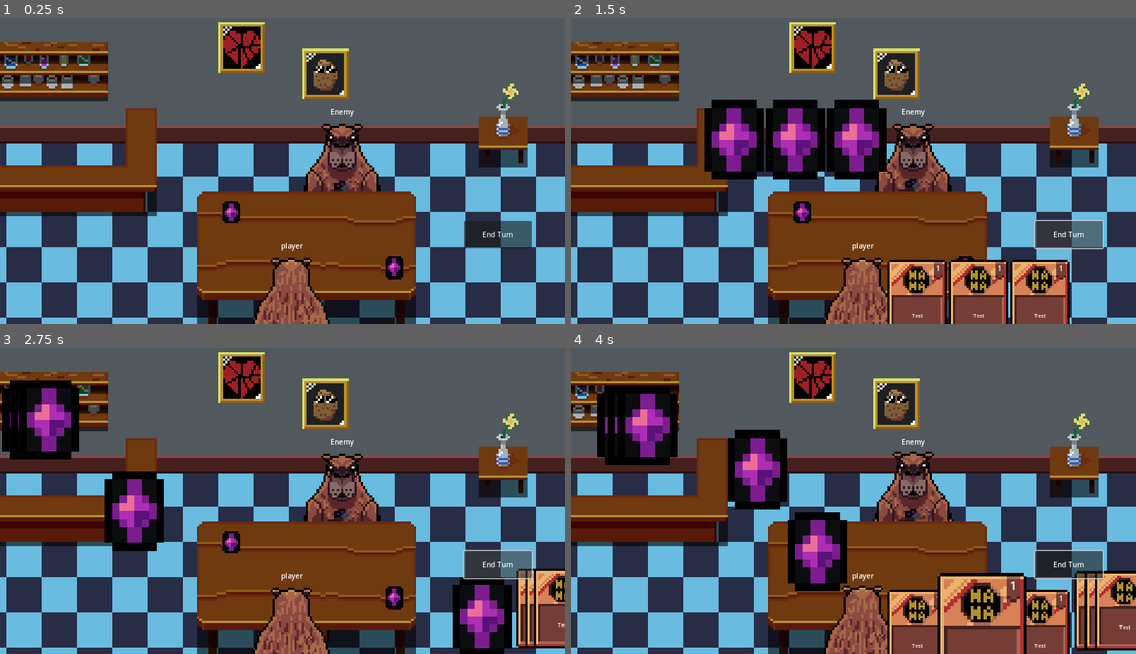
Above: before the commit, frames 1-4 (two rows, left to right).
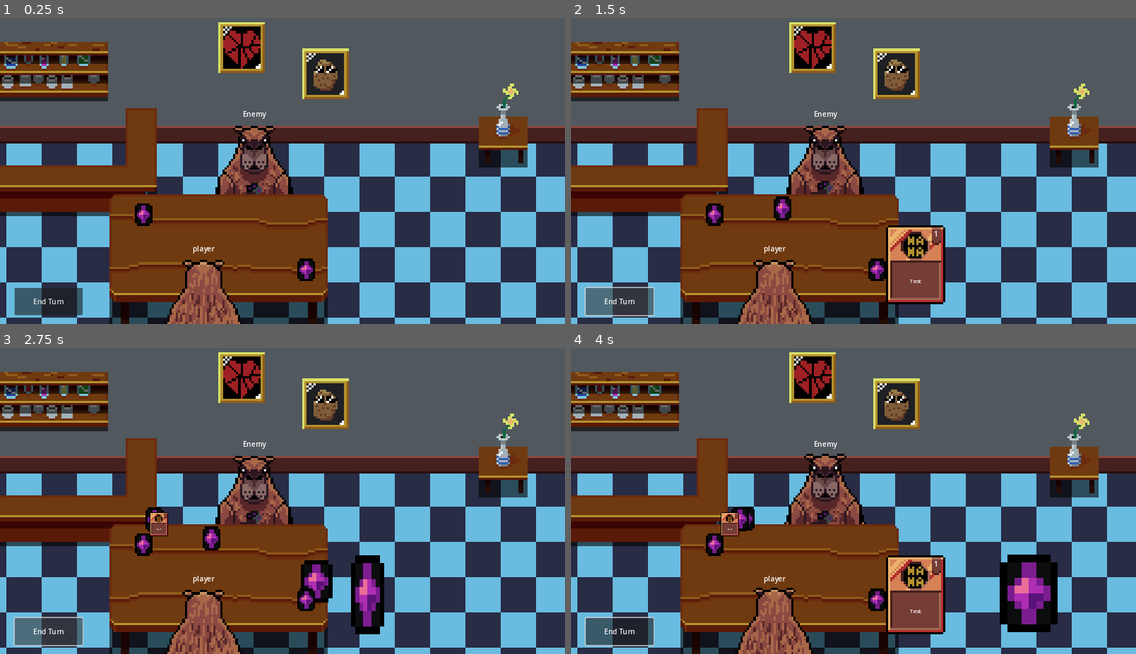
Above: after the commit, the same moments.

Repository: Buckviser/GameJam
Game: Godot game, scene res://scenes/battle_table.tscn
The game is run twice, just before and just after one commit, with the same random seed, the same clock (stepped at 60 frames per second) and the same inputs.
Inputs (mouse positions are in pixels of both pictures, inside the frame that each line leads up to):
- Up to frame 1 (0.25 s): no input
- Up to frame 2 (1.5 s): click "End Turn" at 0.5 s; click "End Turn" at 1.25 s
- Up to frame 3 (2.75 s): click "End Turn" at 2 s
- Up to frame 4 (4 s): tap Enter at 2.75 s; move the mouse to (1119, 608) at 2.77 s; tap Z at 2.85, 3.8 s; click (1119, 608) at 2.92 s; tap Space at 3.02, 3.05, 3.32, 3.6, 3.77 s; move the mouse to (1006, 626) at 3.52 s; click (1006, 626) at 3.67 s

The runs differ from the first frame. In frame 1, 24% of the frame differs, in the area x 2-95%, y 29-100%; in frame 2, 33%; in frame 3, 33%; in frame 4, 39%, in the area x 2-100%, y 12-100%.
Error before the commit: Invalid access to property or key 'card_owner' on a base object of type 'null instance'. (res://scenes/battle_table.tscn::GDScript_si2f6:107)
Error after the commit: Invalid access to property or key 'card_owner' on a base object of type 'null instance'. (res://scenes/battle_table.tscn::GDScript_si2f6:114)

Commit message:
save_progress

Diff:
--- a/scenes/battle_table.tscn
+++ b/scenes/battle_table.tscn
@@ -31,6 +31,11 @@
 var hand_container_offset := {
 	1: Vector2(225, 0), 2: Vector2(279, 0), 3: Vector2(333, 0),
 	4: Vector2(387, 0), 5: Vector2(441, 0)}
+
+var enemy_hand_offset := {
+	1: Vector2(10, -50), 2: Vector2(30, -50), 3: Vector2(50, -50),
+	4: Vector2(70, -50), 5: Vector2(90, -50)
+}
 
 var _test_card := {
 	\"name\": \"Card\", \"text\": \"Test\", \"type\": Constants.JokesTypes.PIADINHAS,
@@ -70,6 +75,9 @@
 
 	enemy_data[\"name\"] = \"Enemy\"
 	enemy_data[\"sprite\"] = \"res://sprites/Enemy.png\"
+	enemy_data[\"draw_amount\"] = 1
+
+	player_data[\"draw_amount\"] = 1
 
 	for i in range(0, 15):
 		player_data[\"deck\"].append(_test_card.duplicate(true))
@@ -83,12 +91,11 @@
 
 func _input(p_event: InputEvent) -> void:
 	if p_event is InputEventKey and p_event.is_pressed():
-#		if p_event.keycode == KEY_SPACE and _enemy_cards_count < 5:
-#			_draw_new_card(\"enemy\", _test_card_2)
-
-		if p_event.keycode == KEY_Z and _enemy_cards_count > 0:
-			var card = _enemy_hand_container.get_child(0)
-			request_card_use(card)
+		if p_event.keycode == KEY_SPACE:
+			_draw_new_card(_player_obj, _test_card.duplicate(true))
+
+		if p_event.keycode == KEY_Z:
+			_draw_new_card(_enemy_obj, _test_card_2.duplicate(true))
 
 
 # --- Public Functions ---
@@ -115,27 +122,27 @@
 	if p_card.card_owner != _action_owner:
 		return
 
+	var final_pos
+
+	p_card.reparent($used_cards_pile, false)
 	if p_card.card_owner == _player_obj:
 		_player_cards_count -= 1
 		_disconnect_player_card_signals(p_card)
+		final_pos = $used_player_card_position.global_position
+		p_card.prepare_to_use()
 
 	else:
 		_enemy_cards_count -= 1
+		final_pos = $used_enemy_card_position.global_position
+		p_card.scale = Vector2(0.3, 0.3)
 
 	p_card.z_index = 3
-	p_card.prepare_to_use()
-	p_card.reparent($used_cards_pile)
-
-
-	var tween = create_tween()
-	tween.tween_property(p_card, \"global_position\",
-			_used_card_final_position.global_position, 0.3)
-
-	await tween.finished
-	p_card.z_index = 0
+
+	await _do_card_tween(p_card, final_pos, Vector2(0.3, 0.3))
+	p_card.z_index = 1
 
 	if p_card.card_owner == _enemy_obj:
-		p_card.flip()
+		p_card.flip(false, true)
 		_enemy_discard_pile.append(p_card.get_card_data())
 
 	else:
@@ -146,25 +153,40 @@
 # - Common Use Functions -
 func _draw_new_card(p_who: Character, p_card_info: Dictionary) -> void:
 	var new_card = _card_preload.instantiate()
-	var used_deck
+	var start_position
+	var final_scale
+	var final_pos
 
 	if p_who == _player_obj:
 		_player_cards_count += 1
-		used_deck = _player_deck_node
+		start_position = $player_card_start.global_position
 		_connect_player_card_signals(new_card)
+		final_pos = _player_hand_container.global_position + hand_container_offset[_player_cards_count]
+		final_scale = Vector2(1, 1)
 
 	else:
 		_enemy_cards_count += 1
-		used_deck = _enemy_deck_node
+		start_position = $enemy_card_start.global_position
+		final_pos = _enemy_hand_container.global_position + enemy_hand_offset[_enemy_cards_count]
+		final_scale = Vector2(0.3, 0.3)
 
 	new_card.card_owner = p_who
 
-	new_card.position = used_deck.position
-	new_card.rotation = used_deck.rotation
+	new_card.global_position = start_position
 	new_card.set_card_to(p_card_info)
 	add_child(new_card)
 
-	_do_card_tween(new_card)
+	await _do_card_tween(new_card, final_pos, final_scale)
+
+	if new_card.card_owner == _player_obj:
+		new_card.is_on_hand = true
+		await new_card.flip()
+		new_card.reparent(_player_hand_container, false)
+
+	else:
+		new_card.reparent(_enemy_hand_container, false)
+
+	print(new_card.global_position)
 
 
 func _new_turn() -> void:
@@ -236,36 +258,13 @@
 	_new_turn()
 
 
-func _do_card_tween(p_card: Control) -> void:
-	var first_position: Vector2
-	var final_position: Vector2
-	var container: HBoxContainer
-
-	if p_card.card_owner == _player_obj:
-		first_position = Vector2(1330, 500)
-		final_position = _player_hand_container.global_position + hand_container_offset[_player_cards_count]
-		container = _player_hand_container
-
-	else:
-		first_position = Vector2(-298, 34)
-		final_position = _enemy_hand_container.global_position + hand_container_offset[_enemy_cards_count]
-		container = _enemy_hand_container
-
-	var tween = create_tween()
-	tween.tween_property(p_card, \"position\", first_position, 0.4)
+func _do_card_tween(p_card: Control, p_final_pos: Vector2,
+		p_final_scale: Vector2) -> void:
+
+	var tween = create_tween().set_parallel(true)
+	tween.tween_property(p_card, \"global_position\", p_final_pos, 0.4)
+	tween.tween_property(p_card, \"scale\", p_final_scale, 0.4)
 	await tween.finished
-
-	if p_card.card_owner == _player_obj:
-		p_card.flip(true)
-
-	tween = create_tween()
-	tween.tween_property(p_card, \"position\", final_position, 0.5)
-	p_card.z_index = 0
-	await tween.finished
-	p_card.reparent(container)
-
-	if p_card.card_owner == _player_obj:
-		p_card.is_on_hand = true
 
 
 func _connect_player_card_signals(p_card: Control) -> void:
@@ -284,13 +283,6 @@
 
 
 # - Signal Functions -
-func _on_deck_gui_input(p_event: InputEvent) -> void:
-	return
-#	if p_event is InputEventMouseButton and p_event.is_pressed():
-#		if p_event.button_index == MOUSE_BUTTON_LEFT and _player_cards_count < 5:
-#			_draw_new_card(\"player\", _test_card)
-
-
 func _on_player_card_gui_input(p_event: InputEvent, p_card: Control) -> void:
 	if p_card.is_on_hand == false:
 		return
@@ -341,48 +333,32 @@
 _card_preload = ExtResource("1_sqmq8")
 _enemy_hand_container = NodePath("enemy_hand_container")
 _player_hand_container = NodePath("player_hand_container")
-_player_deck_node = NodePath("player_deck")
-_enemy_deck_node = NodePath("enemy_deck")
+_player_deck_node = NodePath("MesaBar/player_deck")
+_enemy_deck_node = NodePath("MesaBar/enemy_deck")
 _used_card_final_position = NodePath("used_enemy_card_position")
 _player_position = NodePath("player_position")
 _enemy_position = NodePath("enemy_position")
 metadata/_edit_lock_ = true
 
-[node name="player_deck" type="TextureRect" parent="."]
-z_index = 1
-layout_mode = 0
-offset_left = 873.0
-offset_top = 567.0
-offset_right = 913.0
-offset_bottom = 617.0
-texture = ExtResource("2_7xvee")
-
-[node name="enemy_deck" type="TextureRect" parent="."]
-z_index = 1
-layout_mode = 0
-offset_left = 504.0
-offset_top = 442.0
-offset_right = 544.0
-offset_bottom = 492.0
-texture = ExtResource("2_7xvee")
-
 [node name="player_hand_container" type="HBoxContainer" parent="."]
 z_index = 2
 layout_mode = 0
-offset_left = 668.0
-offset_top = 574.0
-offset_right = 1180.0
-offset_bottom = 707.0
+offset_left = 547.0
+offset_top = 496.0
+offset_right = 1015.0
+offset_bottom = 588.0
 size_flags_horizontal = 4
 size_flags_vertical = 4
 alignment = 1
 
 [node name="enemy_hand_container" type="HBoxContainer" parent="."]
+z_index = 3
 layout_mode = 0
-offset_left = 302.0
-offset_top = 212.0
-offset_right = 543.0
-offset_bottom = 261.0
+offset_left = 443.0
+offset_top = 431.0
+offset_right = 684.0
+offset_bottom = 480.0
+scale = Vector2(0.3, 0.3)
 size_flags_horizontal = 4
 size_flags_vertical = 4
 alignment = 1
@@ -390,18 +366,10 @@
 [node name="used_cards_pile" type="Control" parent="."]
 layout_mode = 3
 anchors_preset = 0
-offset_right = 40.0
-offset_bottom = 40.0
-
-[node name="used_enemy_card_position" type="Marker2D" parent="."]
-z_index = 1
-position = Vector2(611, 516)
-gizmo_extents = 0.0
-
-[node name="used_player_card_position" type="Marker2D" parent="."]
-z_index = 1
-position = Vector2(787, 521)
-gizmo_extents = 0.0
+offset_left = -199.0
+offset_top = 5.0
+offset_right = -159.0
+offset_bottom = 45.0
 
 [node name="Cenario" type="TextureRect" parent="."]
 z_index = -2
@@ -426,38 +394,56 @@
 position = Vector2(640, 360)
 
 [node name="MesaBar" type="Sprite2D" parent="."]
-position = Vector2(697, 360)
+position = Vector2(498, 365)
 texture = ExtResource("6_kp2p7")
 
+[node name="player_deck" type="TextureRect" parent="MesaBar"]
+z_index = 1
+offset_left = 176.0
+offset_top = 207.0
+offset_right = 216.0
+offset_bottom = 257.0
+texture = ExtResource("2_7xvee")
+
+[node name="enemy_deck" type="TextureRect" parent="MesaBar"]
+z_index = 1
+offset_left = -193.0
+offset_top = 82.0
+offset_right = -153.0
+offset_bottom = 132.0
+texture = ExtResource("2_7xvee")
+
 [node name="gui" type="CanvasLayer" parent="."]
 
 [node name="end_turn_button" type="Button" parent="gui"]
-offset_left = 1051.0
-offset_top = 486.0
-offset_right = 1205.0
-offset_bottom = 548.0
+offset_left = 33.0
+offset_top = 638.0
+offset_right = 187.0
+offset_bottom = 700.0
 text = "End Turn"
 
+[node name="used_player_card_position" type="Marker2D" parent="."]
+z_index = 1
+position = Vector2(567, 518)
+gizmo_extents = 0.0
+
+[node name="used_enemy_card_position" type="Marker2D" parent="."]
+z_index = 1
+position = Vector2(340, 399)
+gizmo_extents = 0.0
+
 [node name="player_position" type="Marker2D" parent="."]
-position = Vector2(655, 660)
+position = Vector2(456, 665)
 
 [node name="enemy_position" type="Marker2D" parent="."]
-position = Vector2(770, 355)
+position = Vector2(571, 360)
 
 [node name="player_card_start" type="Marker2D" parent="."]
-position = Vector2(837, 513)
+position = Vector2(638, 518)
 scale = Vector2(0.3, 0.3)
 
 [node name="enemy_card_start" type="Marker2D" parent="."]
-position = Vector2(468, 387)
+position = Vector2(269, 392)
 scale = Vector2(0.3, 0.3)
 
-[node name="card" parent="." instance=ExtResource("1_sqmq8")]
-offset_left = 837.0
-offset_top = 513.0
-offset_right = 972.0
-offset_bottom = 693.0
-scale = Vector2(0.3, 0.3)
-
-[connection signal="gui_input" from="player_deck" to="." method="_on_deck_gui_input"]
 [connection signal="pressed" from="gui/end_turn_button" to="." method="_on_end_turn_button_pressed"]
--- a/scenes/card.tscn
+++ b/scenes/card.tscn
@@ -113,17 +113,23 @@
 	return dict
 
 
-func prepare_to_use() -> void:
+func prepare_to_use(p_is_enemy := false) -> void:
 	is_on_hand = false
 
-	var tween = create_tween()
-	tween.tween_property(self, \"scale\", Vector2(1.0, 1.0), 0.2)
-
-
-func flip(p_immediatly := false) -> void:
+	if p_is_enemy == false:
+		var tween = create_tween()
+		tween.tween_property(self, \"scale\", Vector2(1.0, 1.0), 0.2)
+
+
+func flip(p_immediatly := false, p_is_enemy := false) -> void:
 	if p_immediatly == false:
 		var tween = create_tween()
-		tween.tween_property(self, \"scale\", Vector2(0, 1), 0.15)
+		if p_is_enemy:
+			tween.tween_property(self, \"scale\", Vector2(0, 0.3), 0.15)
+
+		else:
+			tween.tween_property(self, \"scale\", Vector2(0, 1), 0.15)
+
 		await tween.finished
 
 	if _flip_side == 0:
@@ -147,7 +153,11 @@
 
 	if p_immediatly == false:
 		var tween = create_tween()
-		tween.tween_property(self, \"scale\", Vector2(1, 1), 0.15)
+		if p_is_enemy:
+			tween.tween_property(self, \"scale\", Vector2(0.3, 0.3), 0.15)
+
+		else:
+			tween.tween_property(self, \"scale\", Vector2(1, 1), 0.15)
 
 	emit_signal(\"flip_finished\")
 
@@ -205,6 +215,7 @@
 anchors_preset = 0
 offset_right = 135.0
 offset_bottom = 180.0
+scale = Vector2(0.3, 0.3)
 pivot_offset = Vector2(52, 76)
 size_flags_horizontal = 4
 size_flags_vertical = 4
